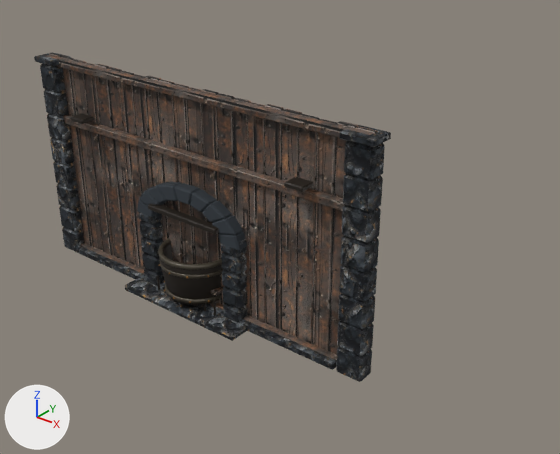
One commit to the Blender file design/ep2/blender/hideout_finish.blend: the scene before it, then after it.
One viewpoint serves both versions: a 50 mm camera at (13.52, -13.28, 11.43) aimed at (1.43, 1.84, 2.06). Lighting does not change. The marker at lower left points along +X, +Y and +Z. The first picture is the older version.

Objects in the first picture: 'forge_crucible_Finish_HammeredIron', 'forge_crucible_Finish_RubbedIron', 'furnace_stonework_Finish_HammeredIron', 'furnace_stonework_Finish_SootStone', 'range_wall_Finish_HammeredIron', 'range_wall_Finish_SootStone', 'range_wall_Finish_WornOak' and 1 more.
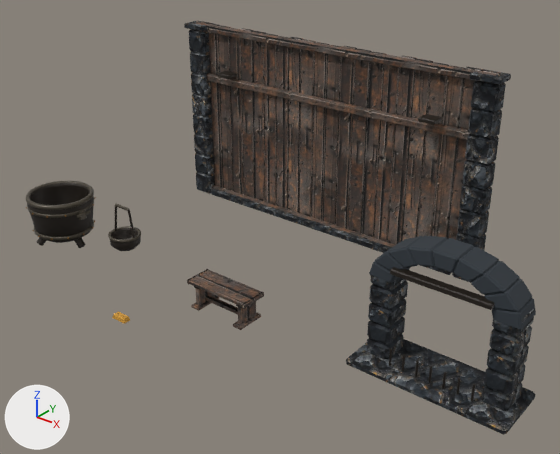
Scene script edits in JSON lines:
```json
{"op": "add", "block": "ob_forge_crucible_finish_hammerediron", "code": "ob_forge_crucible_finish_hammerediron.parent = ob_forgecrucible_edit_root"}
{"op": "add", "block": "ob_forge_crucible_finish_rubbediron", "code": "ob_forge_crucible_finish_rubbediron.parent = ob_forgecrucible_edit_root"}
{"op": "add", "block": "ob_pour_ladle_finish_hammerediron", "code": "ob_pour_ladle_finish_hammerediron.parent = ob_pourladle_edit_root"}
{"op": "add", "block": "ob_furnace_stonework_finish_sootstone", "code": "ob_furnace_stonework_finish_sootstone.parent = ob_furnacestonework_edit_root"}
{"op": "add", "block": "ob_furnace_stonework_finish_hammerediron", "code": "ob_furnace_stonework_finish_hammerediron.parent = ob_furnacestonework_edit_root"}
{"op": "add", "block": "ob_range_wall_finish_wornoak", "code": "ob_range_wall_finish_wornoak.parent = ob_rangebackstop_edit_root"}
{"op": "add", "block": "ob_range_wall_finish_hammerediron", "code": "ob_range_wall_finish_hammerediron.parent = ob_rangebackstop_edit_root"}
{"op": "add", "block": "ob_range_wall_finish_sootstone", "code": "ob_range_wall_finish_sootstone.parent = ob_rangebackstop_edit_root"}
{"op": "add", "block": "ob_rangebackstop_edit_root", "code": ["ob_rangebackstop_edit_root = bpy.data.objects.new('RangeBackstop_EDIT_ROOT', None)", "ob_rangebackstop_edit_root.location = (0.0, 6.0, 0.0)"]}
{"op": "add", "block": "ob_furnacestonework_edit_root", "code": ["ob_furnacestonework_edit_root = bpy.data.objects.new('FurnaceStonework_EDIT_ROOT', None)", "ob_furnacestonework_edit_root.location = (7.0, 1.0, 0.0)"]}
{"op": "add", "block": "ob_pourladle_edit_root", "code": ["ob_pourladle_edit_root = bpy.data.objects.new('PourLadle_EDIT_ROOT', None)", "ob_pourladle_edit_root.location = (-3.0, 0.0, 1.0)"]}
{"op": "add", "block": "ob_forgecrucible_edit_root", "code": ["ob_forgecrucible_edit_root = bpy.data.objects.new('ForgeCrucible_EDIT_ROOT', None)", "ob_forgecrucible_edit_root.location = (-6.0, 0.0, 0.0)"]}
```

Location of each change, [x1, y1, x2, y2] in pixels of the pictures (560 x 454 px):
```json
{"object": "range_wall_Finish_WornOak", "change": "moved", "before": [47, 53, 378, 364], "after": [196, 21, 501, 247]}
{"object": "furnace_stonework_Finish_SootStone", "change": "moved", "before": [125, 182, 248, 341], "after": [346, 236, 536, 435]}
{"object": "range_wall_Finish_SootStone", "change": "moved", "before": [34, 52, 391, 382], "after": [184, 21, 511, 283]}
{"object": "forge_crucible_Finish_HammeredIron", "change": "moved", "before": [160, 241, 223, 305], "after": [27, 183, 93, 248]}
{"object": "furnace_stonework_Finish_HammeredIron", "change": "moved", "before": [148, 203, 219, 316], "after": [389, 267, 495, 401]}
{"object": "forge_crucible_Finish_RubbedIron", "change": "moved", "before": [158, 238, 223, 303], "after": [25, 181, 94, 240]}
{"object": "range_wall_Finish_HammeredIron", "change": "moved", "before": [60, 63, 339, 206], "after": [208, 29, 470, 136]}
{"object": "pour_ladle_Finish_HammeredIron", "change": "moved", "after": [110, 206, 141, 251], "on screen": "not visible before"}
{"object": "firing_bench_Finish_WornOak", "change": "unchanged, uncovered by the edit", "before": [210, 287, 223, 307], "after": [187, 269, 264, 330]}
```
